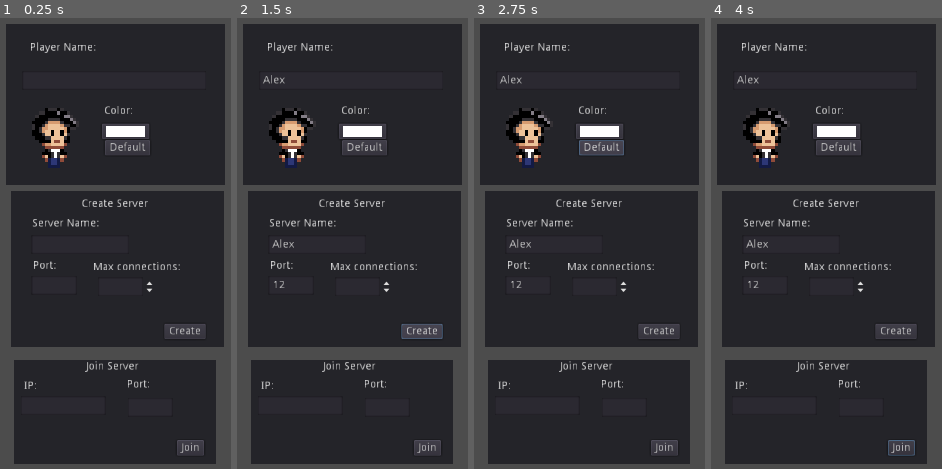
Above: before the commit, frames 1-4 (left to right).
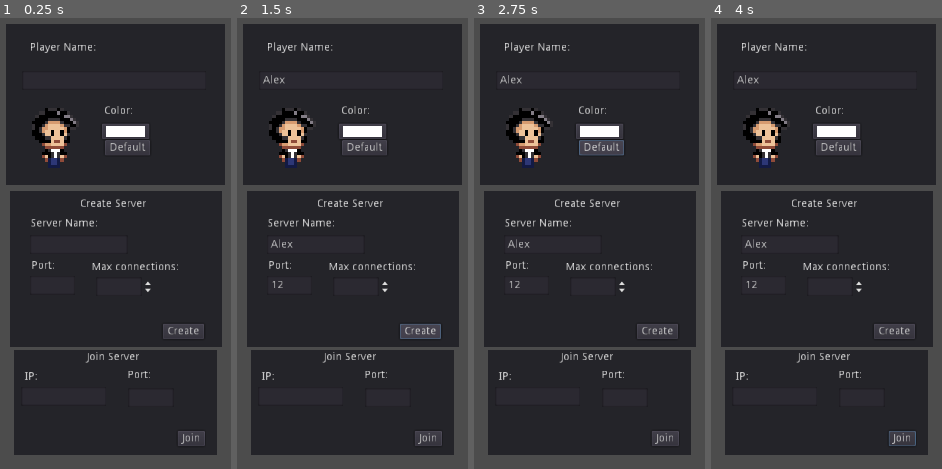
Above: after the commit, the same moments.

Repository: TheLowSeas/UnderGrowth-Mult
Game: Godot game, scene res://src/levels/main_menu/Main_Menue.tscn
Two runs of this game, one before a commit and one after it. Both use one fixed random seed, a clock stepped at 60 frames per second and the inputs below.
Inputs (mouse positions are in pixels of both pictures, inside the frame that each line leads up to):
- Up to frame 1 (0.25 s): no input
- Up to frame 2 (1.5 s): click (292, 284) at 0.52 s; type "12" at 0.6 s; click (317, 243) at 0.75 s; type "Alex" at 0.83 s; click (352, 81) at 0.98 s; type "Alex" at 1.07 s; click "Create" at 1.25 s
- Up to frame 3 (2.75 s): click "Default" at 2 s
- Up to frame 4 (4 s): click "Join" at 2.75 s; move the mouse to (outside the picture) at 3.52 s; hold Right (ui_right) from 3.53 s (still down)

The runs differ from the first frame. In frame 1, 6.3% of the frame differs, in the area x 4-97%, y 38-99%; in frame 2, 6.5%; in frame 3, 6.5%; in frame 4, 6.5%.

Commit message:
pog

Diff:
--- a/src/levels/main_menu/Main_Menue.tscn
+++ b/src/levels/main_menu/Main_Menue.tscn
@@ -48,9 +48,9 @@
 script = SubResource( 1 )
 
 [node name="PanelHost" type="Panel" parent="."]
-margin_left = 54.37
+margin_left = 51.7853
 margin_top = 243.96
-margin_right = 326.37
+margin_right = 323.785
 margin_bottom = 443.96
 __meta__ = {
 "_edit_use_anchors_": false
@@ -132,10 +132,10 @@
 }
 
 [node name="PanelJoin" type="Panel" parent="."]
-margin_left = 57.0
-margin_top = 460.0
-margin_right = 316.0
-margin_bottom = 594.0
+margin_left = 57.8306
+margin_top = 447.708
+margin_right = 316.831
+margin_bottom = 581.708
 __meta__ = {
 "_edit_use_anchors_": false
 }
